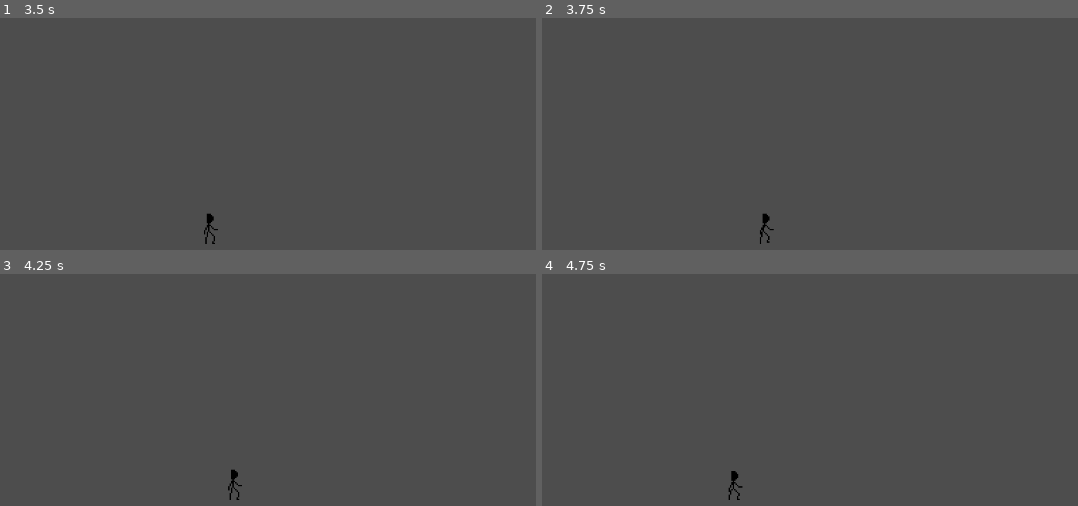
Above: before the commit, frames 1-4 (two rows, left to right).
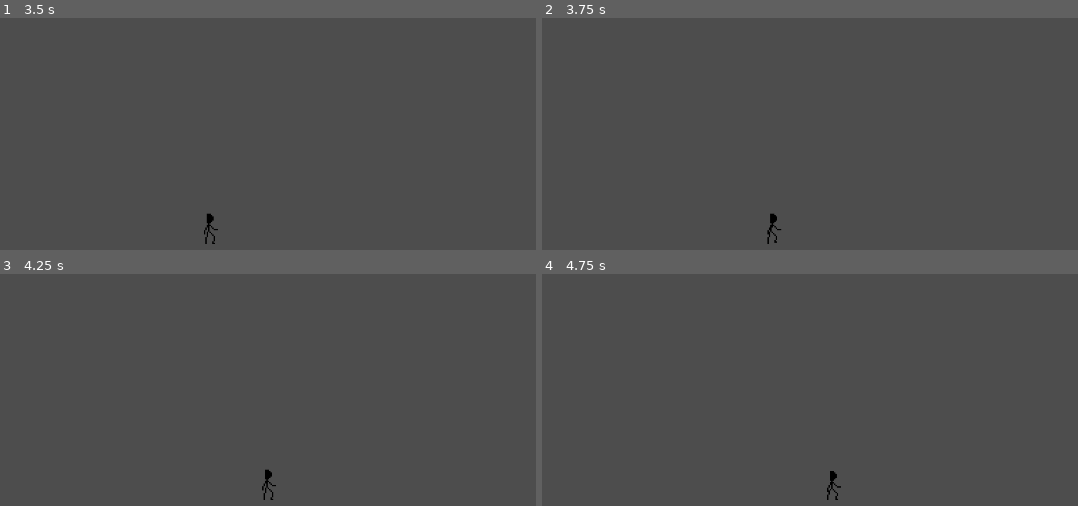
Above: after the commit, the same moments.

Repository: erikdervik/eisen-und-ehre
Game: Godot game, scene res://game.tscn
Same seed, same stepped clock (60 frames per second), same inputs: the game is played once before the commit and once after it.
Inputs:
- Up to frame 1 (3.5 s): hold D (p1_right) 0.53-2.03 s; tap Space (p1_lunge) at 0.6, 1.55, 2.1, 3.05 s; tap W (p1_jump) at 0.77, 1.52, 3.02 s; tap E (p1_attack) at 1.35 s; hold A (p1_left) 2.03-2.78 s; hold D (p1_right) from 2.78 s (still down); tap Q (p1_parry) at 2.85 s
- Up to frame 2 (3.75 s): keep holding D (p1_right); tap Enter at 3.5 s; tap Space (p1_lunge) at 3.6 s
- Up to frame 3 (4.25 s): keep holding D (p1_right); tap W (p1_jump) at 3.77 s
- Up to frame 4 (4.75 s): tap Space (p1_lunge) at 4.25, 4.55 s; release D (p1_right) at 4.28 s; hold A (p1_left) from 4.28 s (still down); tap E (p1_attack) at 4.35 s; tap W (p1_jump) at 4.52 s

Frame 1 is identical in both runs. In frame 2, 0.2% of the frame differs, in the area x 40-45%, y 84-98%; in frame 3, 0.2%; in frame 4, 0.2%, in the area x 34-56%, y 84-98%.

Commit message:
Ausfall bewegt einen Nach Vorne

Diff:
--- a/fechter.gd
+++ b/fechter.gd
@@ -14,13 +14,19 @@
 const CAN_IDLE = ["IDLE","FORWARD", "BACK", "JUMP"]
 const CAN_FOWARD_ATTACK = ["FORWARD"]
 const CAN_BACK_ATTACK = ["BACK"]
+
+var lungeVelocity = 0
 var state = "IDLE"
 var parryTime = 0
 var lungeTime = 0
 var attackTime = 0
 var d = 0
 var groundPoundTime = 0
+
 func _physics_process(delta: float) -> void:
+	velocity.x = lungeVelocity if lungeVelocity > 0 else velocity.x
+	lungeVelocity = max(0,lungeVelocity - (delta * 9))
+
 	parryTime = max(parryTime - delta, -3)
 	lungeTime = max(lungeTime - delta, -3)
 	attackTime = max(attackTime - delta, -3)
@@ -54,8 +60,7 @@
 		if Input.is_action_just_pressed("p1_lunge") and state in CAN_LUNGE and lungeTime < -2:
 			state = "LUNGE"
 			velocity = Vector2.ZERO
-			#CHANGE ANIMATION
-			#CATAPULT RIGHT
+			lungeVelocity = 100
 			lungeTime = 0.5
 			$AnimatedSprite2D.play("lunge")
 		if Input.is_action_just_pressed("p1_parry") and state in CAN_PARRY and parryTime < -2:
@@ -77,11 +82,4 @@
 	else:
 		groundPoundTime = 1
 		velocity += get_gravity() * delta
-
-
-
-
-
-
-
 	move_and_slide()
